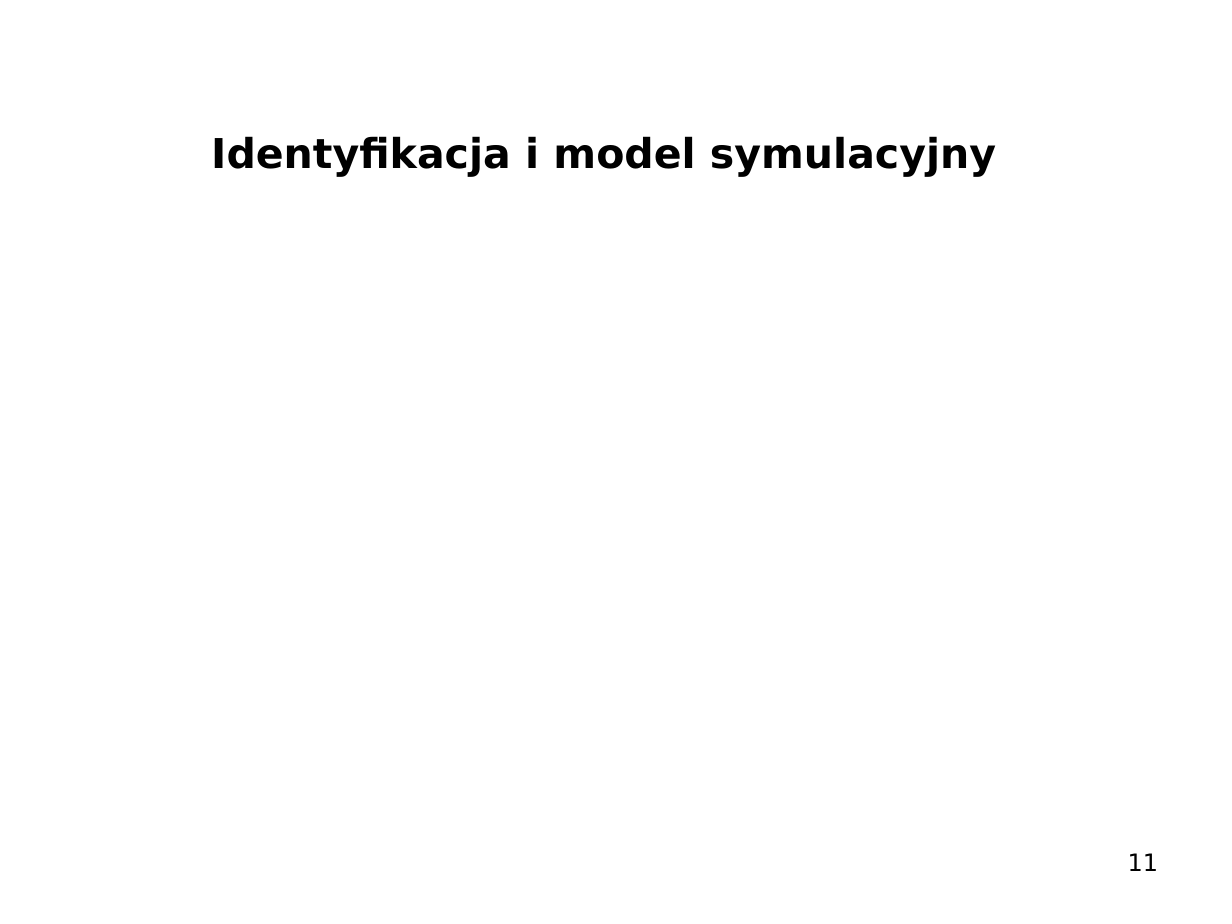
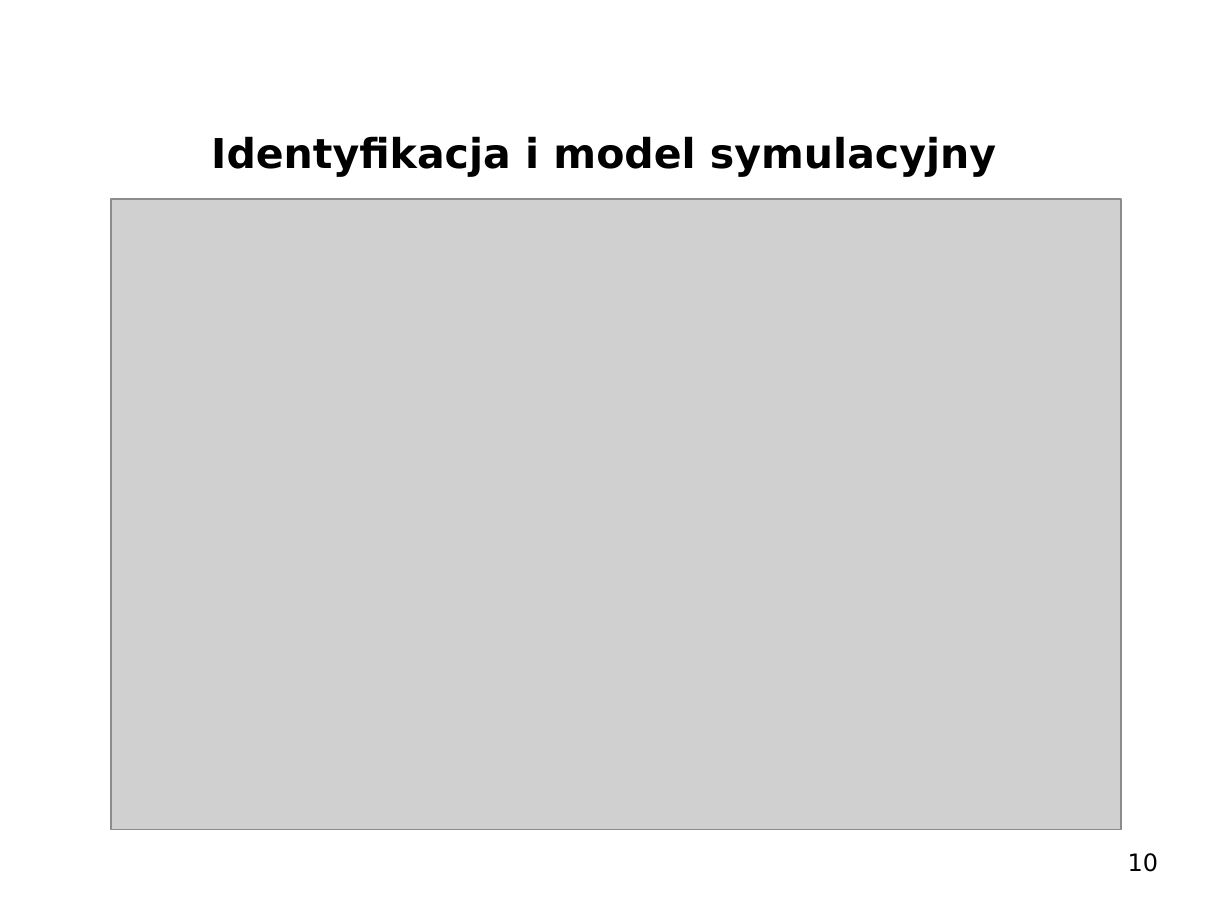
Before and after one commit to WasuMrTomass0/InvertedPendulum, a slide deck: slide 10 of prezentacja_lp1.pptx (slide 11 before the commit). Drawn at 1232x924 pixels with LibreOffice and Linux fonts; fonts in the diff are those of the drawing; grey boxes stand for pictures; background and template pictures are left out. Boxes give left, top, right and bottom in pixels: in the first picture for what was removed or moved away, otherwise in the second. Text is boxed around its words. In the diff, an @@ line names an element or a change of style, - is before the commit and + after.

```diff
--- a/prezentacja_lp1.pptx
+++ b/prezentacja_lp1.pptx
@@ picture added at (111, 200, 1121, 830) @@
@@ page number at (1128, 853, 1159, 872): text changed @@
-11
+10
```
Also in this commit, not shown: 13 other slides changed, 1 slide added.
